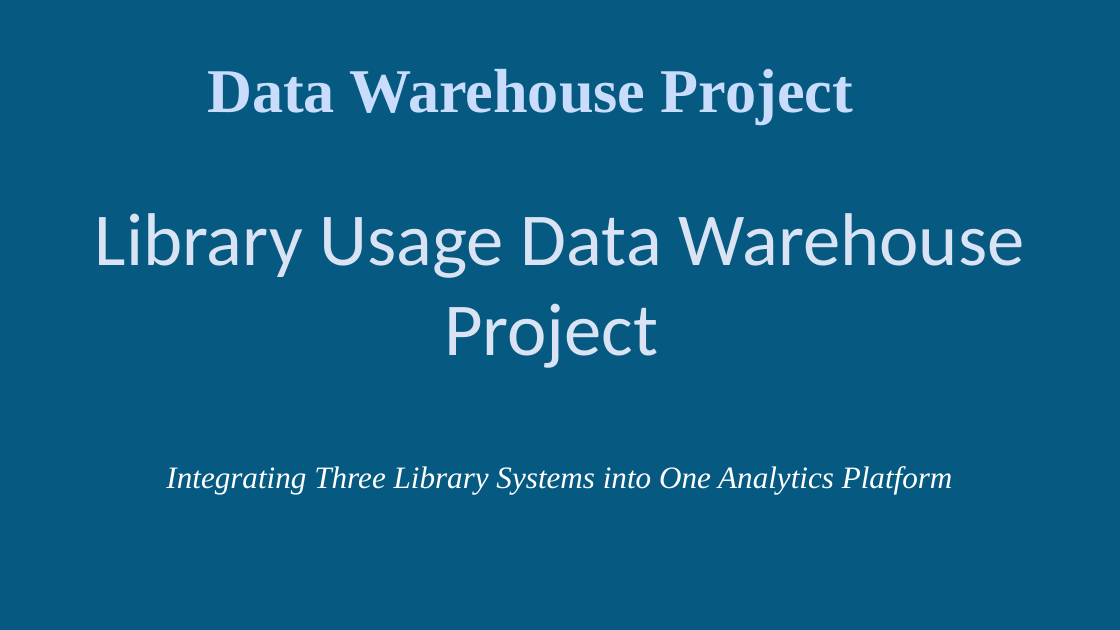
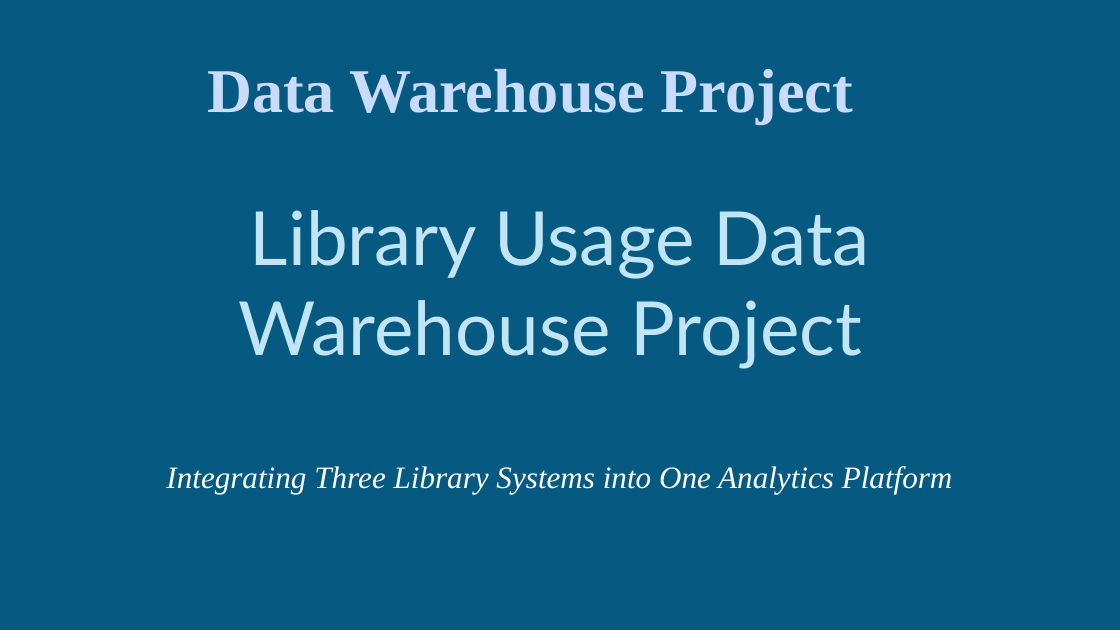
Before and after one commit to cyprien-beep/Group1, a slide deck: slide 1 of Group0_1LibraryDW/02_final_presentation.pptx. Drawn at 1120x630 pixels with LibreOffice and Linux fonts; fonts in the diff are those of the drawing. Boxes give left, top, right and bottom in pixels: in the first picture for what was removed or moved away, otherwise in the second. Text is boxed around its words. In the diff, an @@ line names an element or a change of style, - is before the commit and + after.

```diff
--- a/Group0_1LibraryDW/02_final_presentation.pptx
+++ b/Group0_1LibraryDW/02_final_presentation.pptx
@@ text "Library Usage Data Warehouse Project" at box(239, 210, 870, 369): font Calibri to Lato, text colour #DAE3F3 to #C1E5F5 @@
```
Also in this commit, not shown: 3 other slides changed, 1 slide added, 3 other files.
